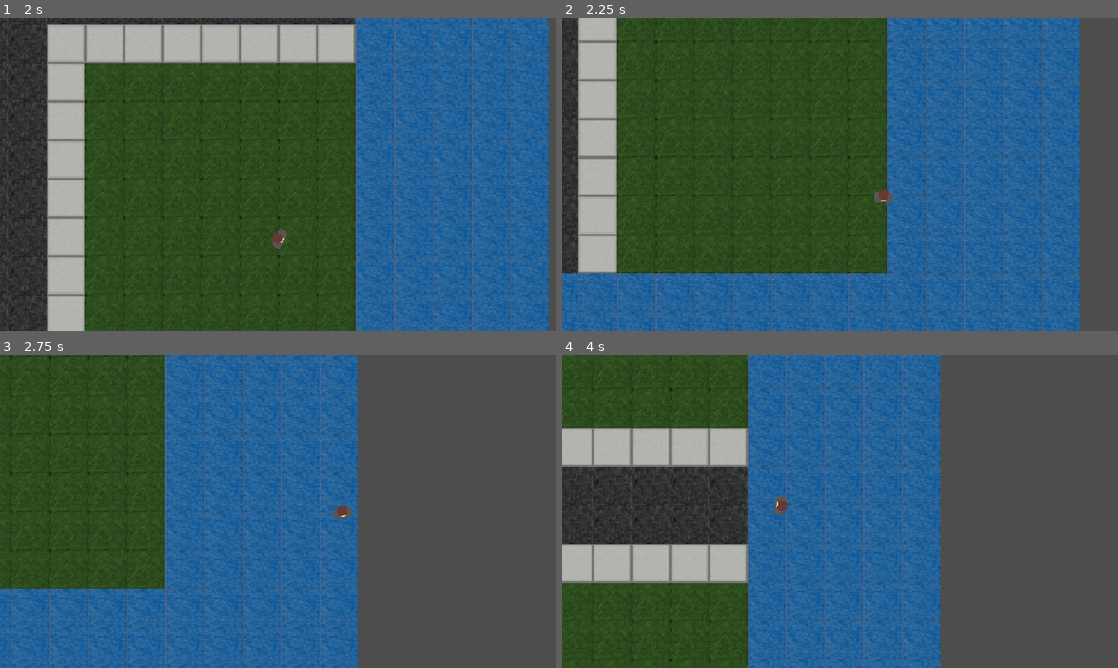
Above: before the commit, frames 1-4 (two rows, left to right).
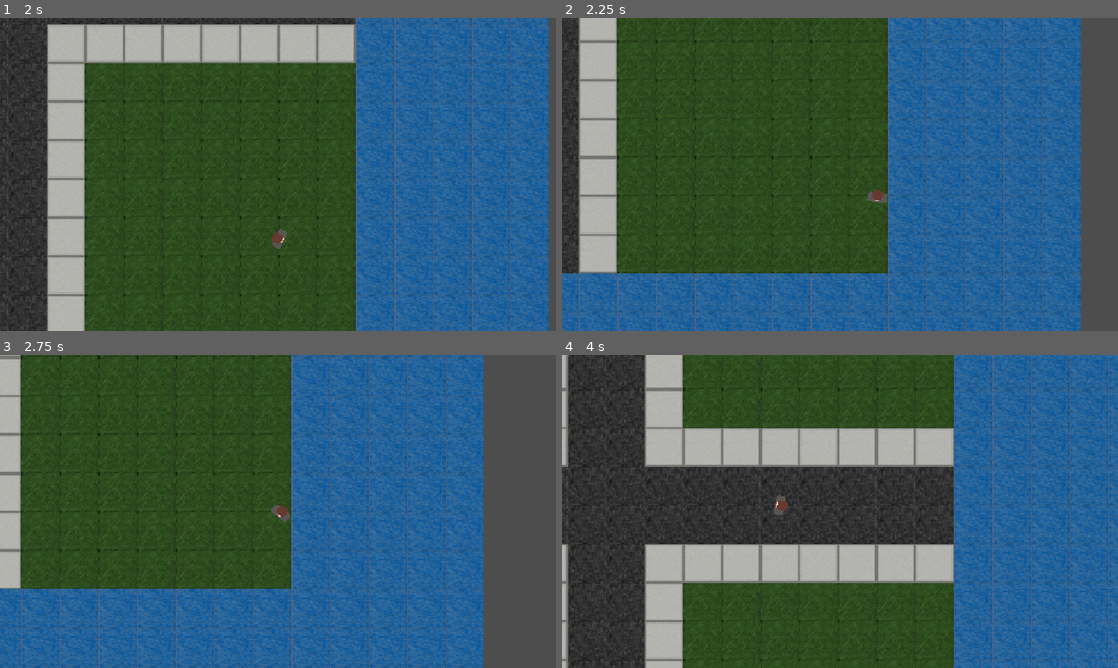
Above: after the commit, the same moments.

Repository: makryl-dev/Eleutheria
Game: Godot game, scene res://src/World/World.tscn
Same seed, same stepped clock (60 frames per second), same inputs: the game is played once before the commit and once after it.
Inputs (mouse positions are in pixels of both pictures, inside the frame that each line leads up to):
- Up to frame 1 (2 s): tap Enter at 0.5 s; move the mouse to (400, 158) at 0.52 s; hold D (move_right) 0.53-1.28 s; move the mouse to (166, 190) at 1.27 s; hold S (move_down) from 1.28 s (still down)
- Up to frame 2 (2.25 s): move the mouse to (895, 105) at 2.02 s; release S (move_down) at 2.03 s; hold D (move_right) from 2.03 s (still down)
- Up to frame 3 (2.75 s): keep holding D (move_right)
- Up to frame 4 (4 s): move the mouse to (812, 574) at 2.77 s; release D (move_right) at 2.78 s; hold W (move_up) 2.78-3.53 s; move the mouse to (1006, 558) at 3.52 s; hold A (move_left) from 3.53 s (still down)

Frame 1 is identical in both runs. In frame 2, 1.7% of the frame differs, in the area x 2-94%, y 0-100%; in frame 3, 47%; in frame 4, 81%, in the area x 0-100%, y 0-100%.

Commit message:
feat: add collision for water tile

Diff:
--- a/src/World/World.tscn
+++ b/src/World/World.tscn
@@ -11,6 +11,7 @@
 1:0/0 = 0
 2:0/0 = 0
 3:0/0 = 0
+3:0/0/physics_layer_0/polygon_0/points = PackedVector2Array(-16, -16, 16, -16, 16, 16, -16, 16)
 4:0/0 = 0
 5:0/0 = 0
 6:0/0 = 0
@@ -26,6 +27,7 @@
 
 [sub_resource type="TileSet" id="TileSet_0j0n0"]
 tile_size = Vector2i(32, 32)
+physics_layer_0/collision_layer = 1
 sources/0 = SubResource("TileSetAtlasSource_avctt")
 
 [node name="World" type="Node2D" unique_id=2021946357]
